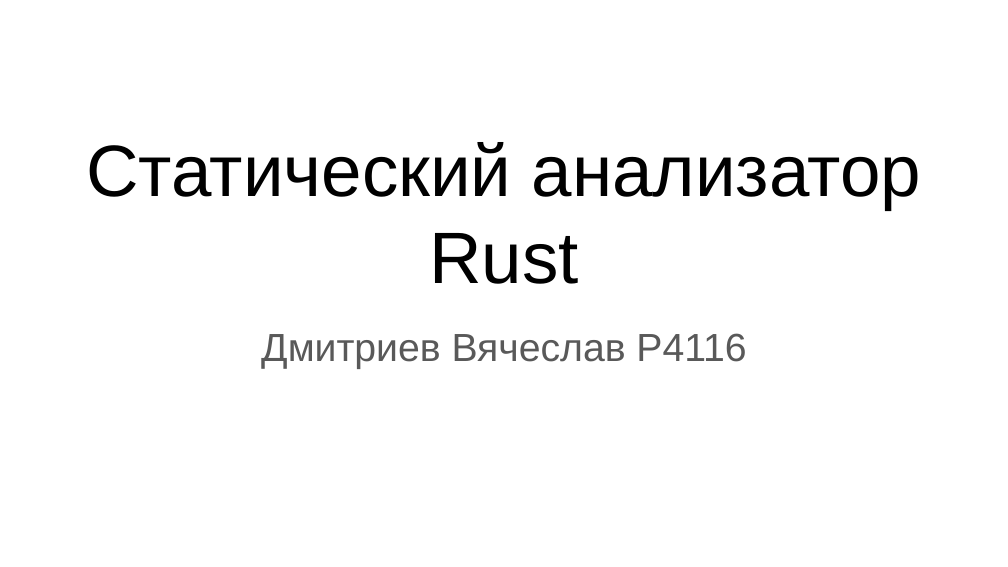
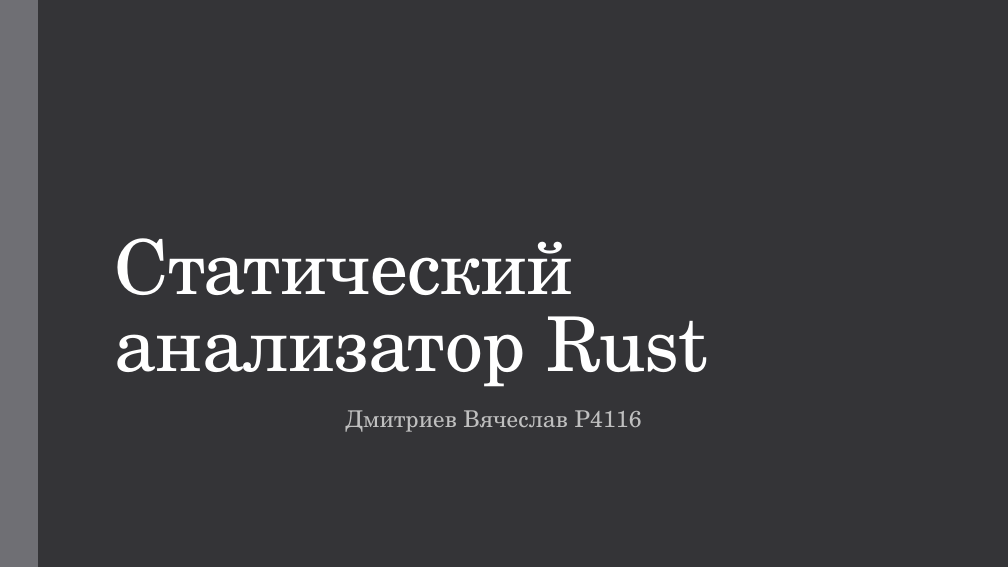
Before and after one commit to rogurotus/Project, a slide deck: slide 1 of Статический анализатор.pptx. Drawn at 1008x567 pixels with LibreOffice and Linux fonts; fonts in the diff are those of the drawing. Boxes give left, top, right and bottom in pixels: in the first picture for what was removed or moved away, otherwise in the second. Text is boxed around its words. In the diff, an @@ line names an element or a change of style, - is before the commit and + after.

```diff
--- a/Статический анализатор.pptx
+++ b/Статический анализатор.pptx
@@ background #FFFFFF to #353537 @@
@@ rectangle added at (x1=0, y1=0, x2=38, y2=566), fill #6F6F74 @@
@@ title "Статический анализатор Rust" moved from (x1=86, y1=142, x2=922, y2=284) to (x1=114, y1=238, x2=708, y2=387) @@
@@ title "Статический анализатор Rust" at (x1=114, y1=238, x2=708, y2=387): size 52 to 54 pt, font Arial to TeX Gyre Schola, text colour #000000 to #FFFFFF, letter spacing 0 to -0.4 pt; alignment centre to left; line spacing 1 to 0.85 @@
@@ subtitle "Дмитриев Вячеслав P4116" moved from (x1=261, y1=333, x2=746, y2=369) to (x1=346, y1=410, x2=642, y2=432) @@
@@ subtitle "Дмитриев Вячеслав P4116" at (x1=346, y1=410, x2=642, y2=432): size 28 to 16.5 pt, font Arial to TeX Gyre Schola, text colour #595959 to #BFBFBF, letter spacing 0 to 0.1 pt; line spacing 1 to 0.95 @@
```
Also in this commit, not shown: 6 other slides changed, 3 slides added.
